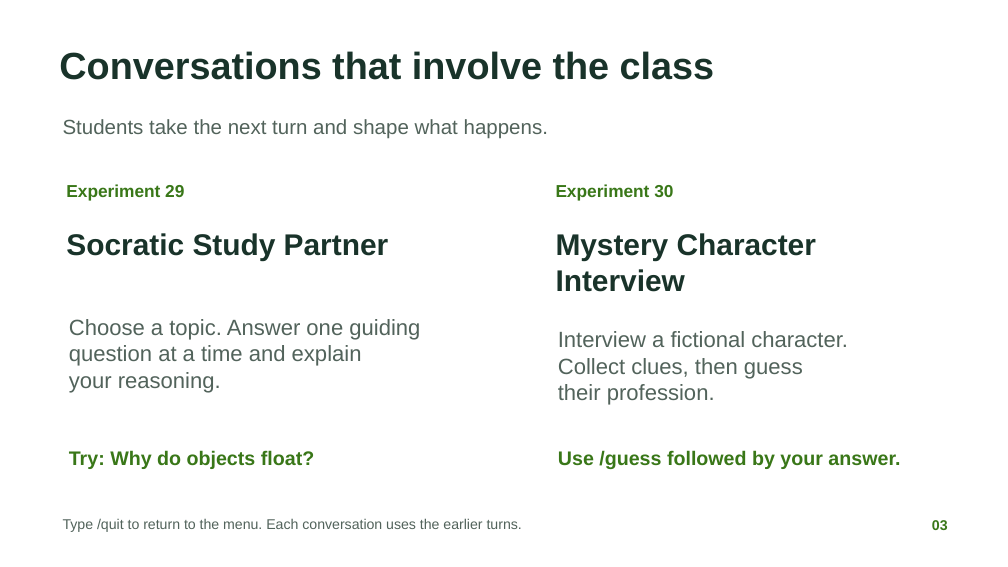
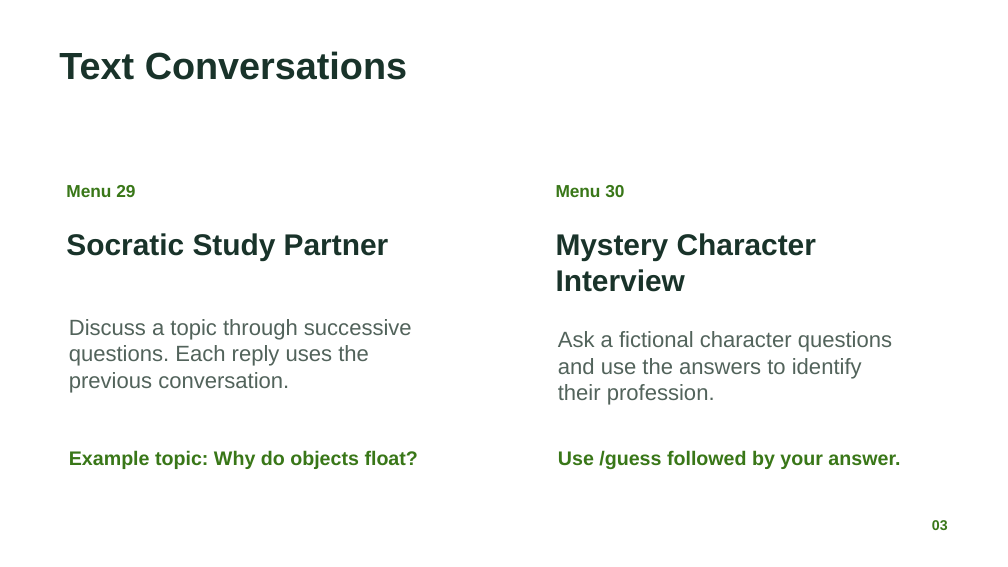
Before and after one commit to nileshsarkar-ai/JetsonNano-Demo, a slide deck: slide 3 of docs/Jetson_Nano_Local_AI_Experiments.pptx. Drawn at 1008x567 pixels with LibreOffice and Linux fonts; fonts in the diff are those of the drawing. Boxes give left, top, right and bottom in pixels: in the first picture for what was removed or moved away, otherwise in the second. Text is boxed around its words. In the diff, an @@ line names an element or a change of style, - is before the commit and + after.

Commit message:
Remove promotional filler throughout the Jetson presentation

```diff
--- a/docs/Jetson_Nano_Local_AI_Experiments.pptx
+++ b/docs/Jetson_Nano_Local_AI_Experiments.pptx
@@ text at [59, 51, 407, 80]: text changed @@
-Conversations that involve the class
+Text Conversations
@@ text removed at [63, 119, 548, 139] @@
-Students take the next turn and shape what happens.
@@ text at [66, 185, 135, 197]: text changed @@
-Experiment 29
+Menu 29
@@ text at [556, 185, 624, 197]: text changed @@
-Experiment 30
+Menu 30
@@ text at [69, 319, 412, 393]: text changed @@
-Choose a topic. Answer one guiding
-question at a time and explain
-your reasoning.
+Discuss a topic through successive
+questions. Each reply uses the
+previous conversation.
@@ text at [558, 331, 892, 379]: text changed @@
-Interview a fictional character.
-Collect clues, then guess
+Ask a fictional character questions
+and use the answers to identify
@@ text at [69, 450, 418, 469]: text changed @@
-Try: Why do objects float?
+Example topic: Why do objects float?
@@ text removed at [63, 518, 522, 532] @@
-Type /quit to return to the menu. Each conversation uses the earlier turns.
```
Also in this commit, not shown: 8 other slides changed, 1 slide added, 1 slide removed, 2 other files.
